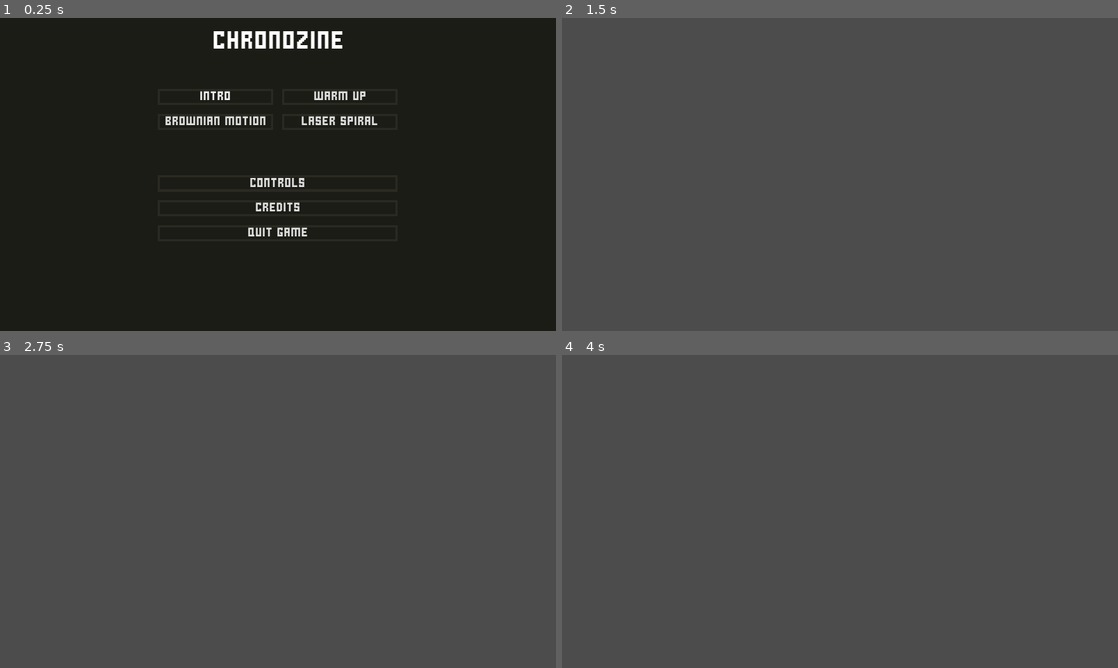
Above: before the commit, frames 1-4 (two rows, left to right).
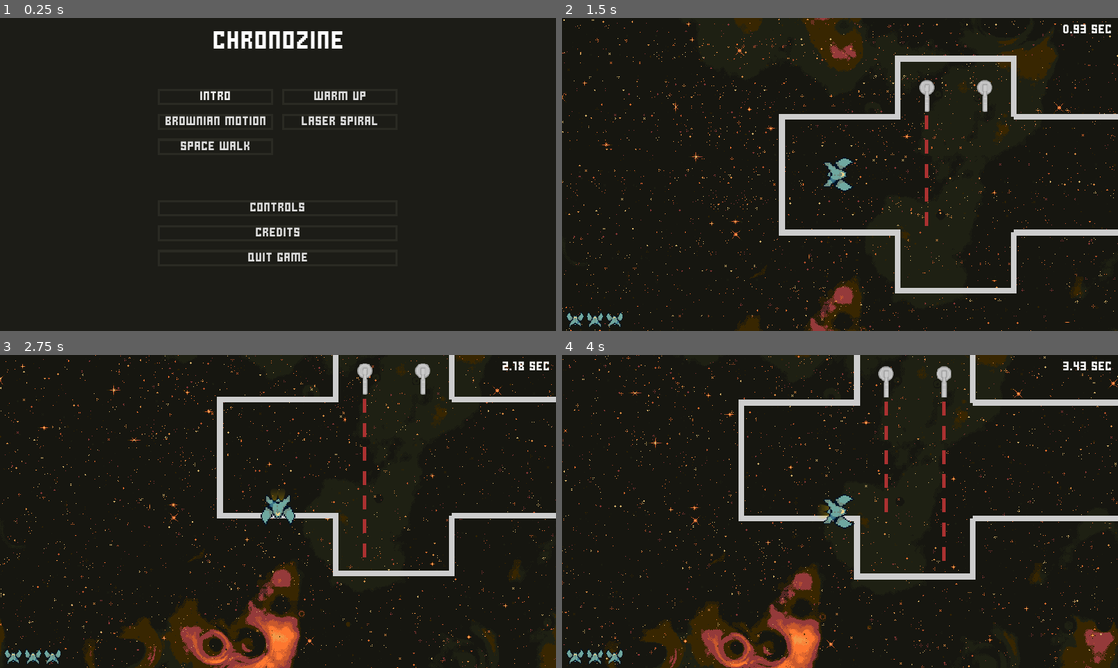
Above: after the commit, the same moments.

Repository: AnEnigmaticBug/chronozine
Game: Godot game, scene res://src/gui/screens/home/Home.tscn
Same seed, same stepped clock (60 frames per second), same inputs: the game is played once before the commit and once after it.
Inputs (mouse positions are in pixels of both pictures, inside the frame that each line leads up to):
- Up to frame 1 (0.25 s): no input
- Up to frame 2 (1.5 s): click (778, 146) at 0.5 s, where only the run after the commit has a clickable "Space Walk"; click (778, 96) at 1.25 s, where only the run before the commit has a clickable "Intro"
- Up to frame 3 (2.75 s): tap Enter at 2 s; hold Space (accelerate) from 2.03 s (still down); hold Down (point_dn) from 2.03 s (still down)
- Up to frame 4 (4 s): release Space (accelerate) at 2.78 s; release Down (point_dn) at 2.78 s; tap Left (point_lt) at 2.85 s; hold Space (accelerate) from 3.53 s (still down); hold Right (point_rt) from 3.53 s (still down)

The runs differ from the first frame. In frame 1, 1.0% of the frame differs, in the area x 32-56%, y 39-78%; in frame 2, 100%; in frame 3, 100%; in frame 4, 100%, in the area x 0-100%, y 0-100%.

Commit message:
Create the "Space Walk" level

Diff:
--- a/chronozine/src/gui/screens/home/Home.tscn
+++ b/chronozine/src/gui/screens/home/Home.tscn
@@ -7,6 +7,7 @@
 [ext_resource path="res://src/gui/screens/home/Home.gd" type="Script" id=5]
 [ext_resource path="res://src/gui/controls/SceneChanger.tscn" type="PackedScene" id=6]
 [ext_resource path="res://src/levels/LaserSpiral.tscn" type="PackedScene" id=7]
+[ext_resource path="res://src/levels/SpaceWalk.tscn" type="PackedScene" id=8]
 
 [sub_resource type="DynamicFont" id=1]
 size = 48
@@ -62,7 +63,7 @@
 margin_left = 272.0
 margin_top = 122.0
 margin_right = 687.0
-margin_bottom = 193.0
+margin_bottom = 236.0
 size_flags_horizontal = 4
 custom_constants/vseparation = 15
 custom_constants/hseparation = 15
@@ -99,35 +100,43 @@
 text = "Laser Spiral"
 destination = ExtResource( 7 )
 
+[node name="Level4" parent="VBoxContainer/Levels" instance=ExtResource( 6 )]
+margin_top = 86.0
+margin_right = 200.0
+margin_bottom = 114.0
+rect_min_size = Vector2( 200, 0 )
+text = "Space Walk"
+destination = ExtResource( 8 )
+
 [node name="Spacer" type="Control" parent="VBoxContainer"]
-margin_top = 208.0
+margin_top = 251.0
 margin_right = 960.0
-margin_bottom = 256.0
+margin_bottom = 299.0
 rect_min_size = Vector2( 0, 48 )
 
 [node name="ViewControls" parent="VBoxContainer" instance=ExtResource( 6 )]
 margin_left = 272.0
-margin_top = 271.0
+margin_top = 314.0
 margin_right = 687.0
-margin_bottom = 299.0
+margin_bottom = 342.0
 rect_min_size = Vector2( 415, 0 )
 size_flags_horizontal = 4
 text = "Controls"
 
 [node name="ViewCredits" parent="VBoxContainer" instance=ExtResource( 6 )]
 margin_left = 272.0
-margin_top = 314.0
+margin_top = 357.0
 margin_right = 687.0
-margin_bottom = 342.0
+margin_bottom = 385.0
 rect_min_size = Vector2( 415, 0 )
 size_flags_horizontal = 4
 text = "Credits"
 
 [node name="Quit" type="Button" parent="VBoxContainer"]
 margin_left = 272.0
-margin_top = 357.0
+margin_top = 400.0
 margin_right = 687.0
-margin_bottom = 385.0
+margin_bottom = 428.0
 rect_min_size = Vector2( 415, 0 )
 size_flags_horizontal = 4
 text = "Quit Game"
--- a/chronozine/src/levels/LaserSpiral.tscn
+++ b/chronozine/src/levels/LaserSpiral.tscn
@@ -7,8 +7,10 @@
 [ext_resource path="res://src/turrets/combinators/ConstFire.tscn" type="PackedScene" id=5]
 [ext_resource path="res://src/turrets/Gun.tscn" type="PackedScene" id=6]
 [ext_resource path="res://src/asteroids/Asteroid.tscn" type="PackedScene" id=7]
+[ext_resource path="res://src/levels/SpaceWalk.tscn" type="PackedScene" id=8]
 
 [node name="LaserSpiral" instance=ExtResource( 1 )]
+next_scene = ExtResource( 8 )
 
 [node name="Goal" parent="." index="1"]
 position = Vector2( 1200, -2100 )
--- /dev/null
+++ b/chronozine/src/levels/SpaceWalk.tscn
@@ -0,0 +1,154 @@
+[gd_scene load_steps=10 format=2]
+
+[ext_resource path="res://src/levels/Level.tscn" type="PackedScene" id=1]
+[ext_resource path="res://src/walls/Wall.tscn" type="PackedScene" id=2]
+[ext_resource path="res://src/turrets/Turret.tscn" type="PackedScene" id=3]
+[ext_resource path="res://src/turrets/Gun.tscn" type="PackedScene" id=4]
+[ext_resource path="res://src/turrets/combinators/BurstFire.tscn" type="PackedScene" id=5]
+[ext_resource path="res://src/asteroids/Asteroid.tscn" type="PackedScene" id=6]
+[ext_resource path="res://src/turrets/combinators/Rotator.tscn" type="PackedScene" id=7]
+[ext_resource path="res://src/turrets/combinators/ConstFire.tscn" type="PackedScene" id=8]
+[ext_resource path="res://src/turrets/combinators/Oscillator.tscn" type="PackedScene" id=9]
+
+[node name="SpaceWalk" instance=ExtResource( 1 )]
+
+[node name="Goal" parent="." index="1"]
+position = Vector2( 100, 600 )
+
+[node name="Wall0" parent="Walls" index="0" instance=ExtResource( 2 )]
+points = PoolVector2Array( 400, -100, 400, -200, 200, -200, 200, -100, 0, -100, 0, 100, 200, 100, 200, 200, 400, 200, 400, 100 )
+
+[node name="Wall1" parent="Walls" index="1" instance=ExtResource( 2 )]
+points = PoolVector2Array( 400, -100, 800, -100, 900, 0, 1000, -100, 1600, -100 )
+
+[node name="Wall2" parent="Walls" index="2" instance=ExtResource( 2 )]
+points = PoolVector2Array( 400, 100, 800, 100, 800, 0, 900, 100, 1000, 0, 1000, 100, 1400, 100 )
+
+[node name="Wall3" parent="Walls" index="3" instance=ExtResource( 2 )]
+points = PoolVector2Array( 1400, 0, 1400, 900 )
+
+[node name="Wall4" parent="Walls" index="4" instance=ExtResource( 2 )]
+points = PoolVector2Array( 1600, -100, 1600, 900 )
+
+[node name="Wall5" parent="Walls" index="5" instance=ExtResource( 2 )]
+points = PoolVector2Array( 1600, 900, 2000, 900, 2000, 1300, 1200, 1300, 1000, 1100, 1000, 700 )
+
+[node name="Wall6" parent="Walls" index="6" instance=ExtResource( 2 )]
+points = PoolVector2Array( 1400, 900, 1400, 1100, 1800, 1100 )
+
+[node name="Wall7" parent="Walls" index="7" instance=ExtResource( 2 )]
+points = PoolVector2Array( 1400, 900, 1200, 900, 1200, 500, 0, 500, 0, 700 )
+
+[node name="Wall8" parent="Walls" index="8" instance=ExtResource( 2 )]
+points = PoolVector2Array( 1000, 700, 0, 700 )
+
+[node name="Asteroid0" parent="Asteroids" index="0" instance=ExtResource( 6 )]
+position = Vector2( 500, 600 )
+
+[node name="Player" parent="." index="4"]
+position = Vector2( 100, 0 )
+
+[node name="Turret0" parent="Turrets" index="0" instance=ExtResource( 3 )]
+position = Vector2( 250, -150 )
+
+[node name="BurstFire" parent="Turrets/Turret0" index="2" instance=ExtResource( 5 )]
+lasers_per_second = 12
+cool_period = 0.5
+
+[node name="Gun" parent="Turrets/Turret0/BurstFire" index="4" instance=ExtResource( 4 )]
+rotation = 1.5708
+
+[node name="Turret1" parent="Turrets" index="1" instance=ExtResource( 3 )]
+position = Vector2( 350, -150 )
+
+[node name="BurstFire" parent="Turrets/Turret1" index="2" instance=ExtResource( 5 )]
+lasers_per_second = 12
+cool_period = 0.5
+start_delay = 2.5
+
+[node name="Gun" parent="Turrets/Turret1/BurstFire" index="4" instance=ExtResource( 4 )]
+rotation = 1.5708
+
+[node name="Turret2" parent="Turrets" index="2" instance=ExtResource( 3 )]
+position = Vector2( 1200, 0 )
+
+[node name="Rotator" parent="Turrets/Turret2" index="2" instance=ExtResource( 7 )]
+degrees_per_second = 120
+
+[node name="ConstFire" parent="Turrets/Turret2/Rotator" index="0" instance=ExtResource( 8 )]
+lasers_per_second = 18
+
+[node name="Gun0" parent="Turrets/Turret2/Rotator/ConstFire" index="1" instance=ExtResource( 4 )]
+
+[node name="Gun1" parent="Turrets/Turret2/Rotator/ConstFire" index="2" instance=ExtResource( 4 )]
+rotation = 1.5708
+
+[node name="Gun2" parent="Turrets/Turret2/Rotator/ConstFire" index="3" instance=ExtResource( 4 )]
+rotation = 3.14159
+
+[node name="Gun3" parent="Turrets/Turret2/Rotator/ConstFire" index="4" instance=ExtResource( 4 )]
+rotation = 4.71239
+
+[node name="Turret3" parent="Turrets" index="3" instance=ExtResource( 3 )]
+position = Vector2( 1450, 100 )
+
+[node name="Oscillator" parent="Turrets/Turret3" index="2" instance=ExtResource( 9 )]
+half_spread_in_degrees = 45.0
+
+[node name="ConstFire" parent="Turrets/Turret3/Oscillator" index="0" instance=ExtResource( 8 )]
+lasers_per_second = 15
+
+[node name="Gun" parent="Turrets/Turret3/Oscillator/ConstFire" index="1" instance=ExtResource( 4 )]
+rotation = 1.5708
+
+[node name="Turret4" parent="Turrets" index="4" instance=ExtResource( 3 )]
+position = Vector2( 1550, 100 )
+
+[node name="Oscillator" parent="Turrets/Turret4" index="2" instance=ExtResource( 9 )]
+half_spread_in_degrees = 45.0
+degrees_per_second = -60.0
+
+[node name="ConstFire" parent="Turrets/Turret4/Oscillator" index="0" instance=ExtResource( 8 )]
+lasers_per_second = 15
+
+[node name="Gun" parent="Turrets/Turret4/Oscillator/ConstFire" index="1" instance=ExtResource( 4 )]
+rotation = 1.5708
+
+[node name="Turret5" parent="Turrets" index="5" instance=ExtResource( 3 )]
+position = Vector2( 1350, 950 )
+
+[node name="BurstFire0" parent="Turrets/Turret5" index="2" instance=ExtResource( 5 )]
+lasers_per_second = 15
+
+[node name="Gun" parent="Turrets/Turret5/BurstFire0" index="4" instance=ExtResource( 4 )]
+rotation = 1.5708
+
+[node name="BurstFire1" parent="Turrets/Turret5" index="3" instance=ExtResource( 5 )]
+lasers_per_second = 15
+start_delay = 1.5
+
+[node name="Gun" parent="Turrets/Turret5/BurstFire1" index="4" instance=ExtResource( 4 )]
+rotation = 2.35619
+
+[node name="BurstFire2" parent="Turrets/Turret5" index="4" instance=ExtResource( 5 )]
+lasers_per_second = 15
+start_delay = 2.5
+
+[node name="Gun" parent="Turrets/Turret5/BurstFire2" index="4" instance=ExtResource( 4 )]
+rotation = 3.14159
+
+[node name="Turret6" parent="Turrets" index="6" instance=ExtResource( 3 )]
+position = Vector2( 600, 600 )
+
+[node name="Rotator" parent="Turrets/Turret6" index="2" instance=ExtResource( 7 )]
+degrees_per_second = 180
+
+[node name="ConstFire" parent="Turrets/Turret6/Rotator" index="0" instance=ExtResource( 8 )]
+lasers_per_second = 18
+
+[node name="Gun" parent="Turrets/Turret6/Rotator/ConstFire" index="1" instance=ExtResource( 4 )]
+
+[node name="Score" parent="Gui/Menus" index="2"]
+requirement_1_star = 50
+requirement_2_star = 40
+requirement_3_star = 30
Not shown: 1 places in chronozine/src/gui/screens/home/Home.tscn that only renumber resources
Not shown: 1 places in chronozine/src/levels/LaserSpiral.tscn that only renumber resources
